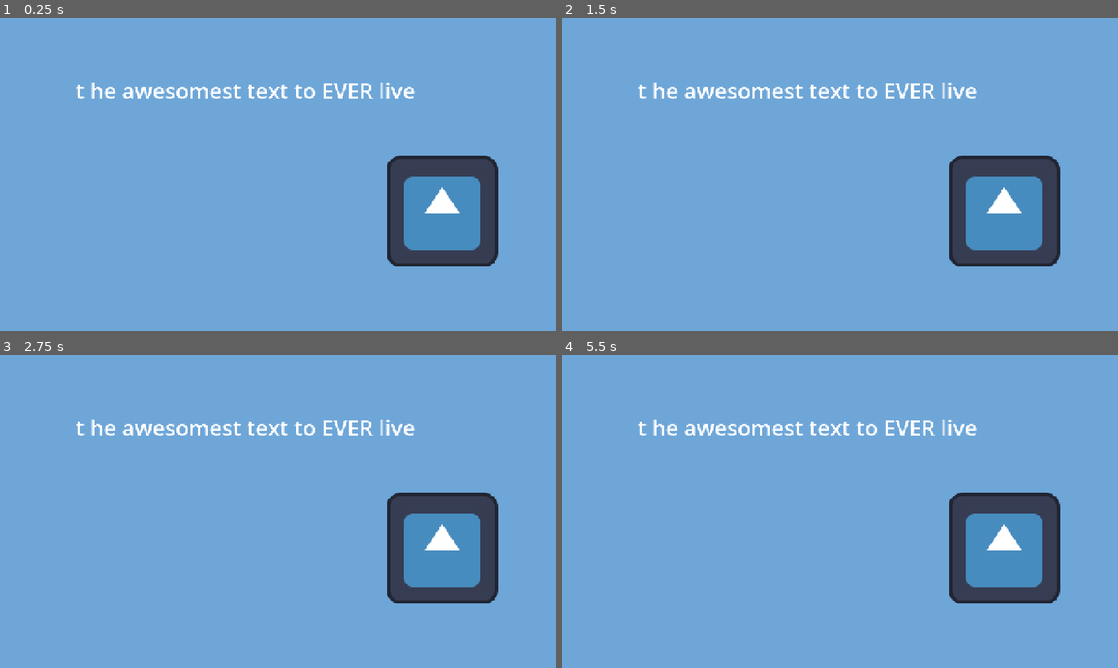
Above: before the commit, frames 1-4 (two rows, left to right).
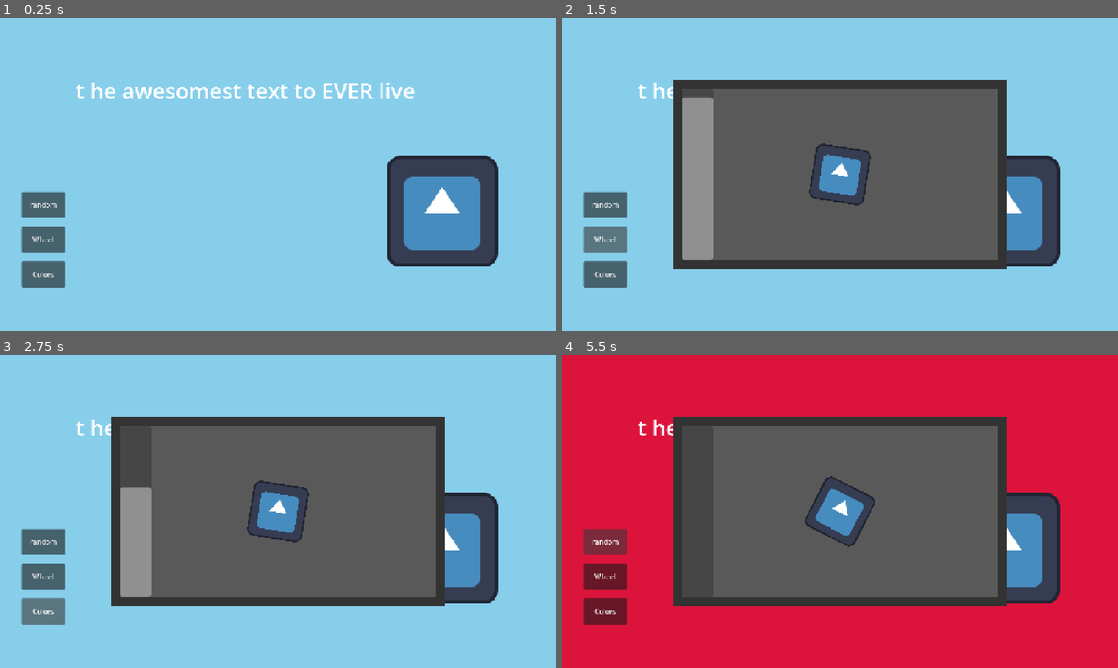
Above: after the commit, the same moments.

Repository: DuneRanger/MSI-GameJam
Game: Godot game, scene res://scenes/game/game.tscn
Same seed, same stepped clock (60 frames per second), same inputs: the game is played once before the commit and once after it. The engine's default icon, where the game draws it, is replaced by a stand-in: a white triangle on a blue panel in a dark square.
Inputs (mouse positions are in pixels of both pictures, inside the frame that each line leads up to):
- Up to frame 1 (0.25 s): no input
- Up to frame 2 (1.5 s): click (606, 205) at 0.5 s, where only the run after the commit has a clickable "random"; click (606, 240) at 1.25 s, where only the run after the commit has a clickable "Wheel"
- Up to frame 3 (2.75 s): click (44, 611) at 2 s, where only the run after the commit has a clickable "Colors"
- Up to frame 4 (5.5 s): click (606, 542) at 2.75 s, where only the run after the commit has a clickable "random"; click (606, 577) at 3.5 s, where only the run after the commit has a clickable "Wheel"; click (606, 611) at 4.25 s, where only the run after the commit has a clickable "Colors"; click (606, 542) at 5 s, where only the run after the commit has a clickable "random"

The runs differ from the first frame. In frame 1, 92% of the frame differs, in the area x 0-100%, y 0-100%; in frame 2, 96%; in frame 3, 96%; in frame 4, 96%.

Commit message:
add another minigame

Diff:
--- /dev/null
+++ b/scenes/game/game.gd
@@ -0,0 +1,52 @@
+extends Node
+
+@export var minigame_scenes : Array[PackedScene]
+var chosen_minigame : Minigame = null
+
+func choose_minigame() -> Minigame:
+	var chosen_scene = minigame_scenes.pick_random()
+	var out = chosen_scene.instantiate()
+	return out as Minigame
+
+func _on_random_game_button() -> void:
+	if chosen_minigame != null:
+		print("Game is not null")
+		return
+	chosen_minigame = choose_minigame()
+	link_chosen_minigame()
+
+func link_chosen_minigame() -> void:
+	chosen_minigame.minigame_completed.connect(_on_minigame_success)
+	chosen_minigame.minigame_failed.connect(_on_minigame_fail)
+	$Control.add_child(chosen_minigame)
+	chosen_minigame.start_minigame()
+
+func _on_minigame_fail() -> void:
+	$Background.color = Color.CRIMSON
+	$MinigameLeaveTimer.start()
+
+func _on_minigame_success() -> void:
+	$Background.color = Color.WEB_GREEN
+	$MinigameLeaveTimer.start()
+
+func _on_minigame_leave_timer_timeout() -> void:
+	$Background.color = Color.SKY_BLUE
+	$Control.remove_child(chosen_minigame)
+	chosen_minigame.queue_free()
+	chosen_minigame = null
+
+
+func _on_wheel_button_button_down() -> void:
+	if chosen_minigame != null:
+		print("Game is not null")
+		return
+	chosen_minigame = minigame_scenes[1].instantiate()
+	link_chosen_minigame()
+
+
+func _on_color_button_button_down() -> void:
+	if chosen_minigame != null:
+		print("Game is not null")
+		return
+	chosen_minigame = minigame_scenes[0].instantiate()
+	link_chosen_minigame()
--- a/scenes/game/game.tscn
+++ b/scenes/game/game.tscn
@@ -1,14 +1,19 @@
 [gd_scene format=3 uid="uid://bgsom0lqbhodk"]
 
+[ext_resource type="Script" uid="uid://w0dugvbnw26x" path="res://scenes/game/game.gd" id="1_0sr1o"]
 [ext_resource type="Texture2D" uid="uid://bq2gvbgqjc7o2" path="res://assets/game/player/icon.svg" id="1_sul5r"]
 [ext_resource type="PackedScene" uid="uid://43qca7aj17a6" path="res://scenes/game/player/player.tscn" id="2_7h61r"]
+[ext_resource type="PackedScene" uid="uid://crwocavy5kif" path="res://scenes/game/machines/minigames/steam_wheel.tscn" id="2_kelw5"]
+[ext_resource type="PackedScene" uid="uid://j4s1r411n22" path="res://scenes/game/machines/minigames/color_find.tscn" id="3_lfrn8"]
 
 [node name="Game" type="Node" unique_id=1830910457]
+script = ExtResource("1_0sr1o")
+minigame_scenes = Array[PackedScene]([ExtResource("3_lfrn8"), ExtResource("2_kelw5")])
 
 [node name="Background" type="ColorRect" parent="." unique_id=199252895]
 offset_right = 1280.0
 offset_bottom = 720.0
-color = Color(0.43137255, 0.6509804, 0.84705883, 1)
+color = Color(0.5294118, 0.80784315, 0.92156863, 1)
 
 [node name="Label" type="Label" parent="." unique_id=491539224]
 offset_left = 174.0
@@ -26,3 +31,43 @@
 [node name="TileMapLayer" type="TileMapLayer" parent="." unique_id=1505231274]
 
 [node name="Player" parent="." unique_id=1893256284 instance=ExtResource("2_7h61r")]
+
+[node name="RandomGameButton" type="Button" parent="." unique_id=1456986254]
+offset_left = 50.0
+offset_top = 400.0
+offset_right = 150.0
+offset_bottom = 460.0
+text = "random"
+
+[node name="Control" type="Control" parent="." unique_id=588512325]
+layout_mode = 3
+anchor_left = 0.2
+anchor_top = 0.2
+anchor_right = 0.8
+anchor_bottom = 0.8
+grow_horizontal = 2
+grow_vertical = 2
+pivot_offset_ratio = Vector2(0.5, 0.5)
+
+[node name="MinigameLeaveTimer" type="Timer" parent="." unique_id=1064770068]
+wait_time = 0.5
+one_shot = true
+
+[node name="WheelButton" type="Button" parent="." unique_id=1218415246]
+offset_left = 50.0
+offset_top = 480.0
+offset_right = 150.0
+offset_bottom = 540.0
+text = "Wheel"
+
+[node name="ColorButton" type="Button" parent="." unique_id=49040267]
+offset_left = 50.0
+offset_top = 560.0
+offset_right = 150.0
+offset_bottom = 620.0
+text = "Colors"
+
+[connection signal="button_down" from="RandomGameButton" to="." method="_on_button_button_down"]
+[connection signal="timeout" from="MinigameLeaveTimer" to="." method="_on_minigame_leave_timer_timeout"]
+[connection signal="button_down" from="WheelButton" to="." method="_on_wheel_button_button_down"]
+[connection signal="button_down" from="ColorButton" to="." method="_on_color_button_button_down"]
--- /dev/null
+++ b/scenes/game/machines/minigames/color_find.tscn
@@ -0,0 +1,38 @@
+[gd_scene format=3 uid="uid://j4s1r411n22"]
+
+[ext_resource type="PackedScene" uid="uid://b0xkp06e6vrlk" path="res://scenes/game/machines/minigames/minigame.tscn" id="1_ts2xa"]
+[ext_resource type="Script" uid="uid://cpk46bvsywjea" path="res://scripts/game/machines/minigames/color_find.gd" id="2_xu43s"]
+[ext_resource type="PackedScene" uid="uid://cajpb17ecv1w7" path="res://scenes/game/machines/minigames/color_find_button.tscn" id="3_i6kbu"]
+
+[sub_resource type="StyleBoxFlat" id="StyleBoxFlat_kl53k"]
+bg_color = Color(1, 0, 0, 1)
+border_width_left = 5
+border_width_top = 5
+border_width_right = 5
+border_width_bottom = 5
+border_color = Color(0, 0, 0, 1)
+corner_detail = 12
+
+[node name="ColorFind" unique_id=1172947997 instance=ExtResource("1_ts2xa")]
+script = ExtResource("2_xu43s")
+button_scene = ExtResource("3_i6kbu")
+wrong_button_theme = SubResource("StyleBoxFlat_kl53k")
+
+[node name="GridContainer" type="GridContainer" parent="." index="3" unique_id=1635588790]
+layout_mode = 1
+anchors_preset = -1
+anchor_left = 0.274
+anchor_top = 0.15
+anchor_right = 0.65
+anchor_bottom = 0.85
+offset_left = 20.0
+offset_top = 20.0
+offset_right = -20.0
+offset_bottom = -20.0
+grow_horizontal = 2
+grow_vertical = 2
+theme_override_constants/h_separation = 10
+theme_override_constants/v_separation = 10
+columns = 6
+
+[connection signal="timeout" from="Timer" to="." method="_on_timer_timeout"]
--- /dev/null
+++ b/scenes/game/machines/minigames/color_find_button.tscn
@@ -0,0 +1,39 @@
+[gd_scene format=3 uid="uid://cajpb17ecv1w7"]
+
+[sub_resource type="StyleBoxFlat" id="StyleBoxFlat_oufq2"]
+bg_color = Color(1, 1, 0, 1)
+border_width_left = 5
+border_width_top = 5
+border_width_right = 5
+border_width_bottom = 5
+border_color = Color(0, 0, 0, 1)
+corner_detail = 12
+
+[sub_resource type="StyleBoxFlat" id="StyleBoxFlat_gr5e0"]
+bg_color = Color(0.6, 0.6, 0, 1)
+border_width_left = 5
+border_width_top = 5
+border_width_right = 5
+border_width_bottom = 5
+border_color = Color(0, 0, 0, 1)
+corner_detail = 12
+
+[sub_resource type="StyleBoxFlat" id="StyleBoxFlat_kl53k"]
+bg_color = Color(0.8, 0.8, 0, 1)
+border_width_left = 5
+border_width_top = 5
+border_width_right = 5
+border_width_bottom = 5
+border_color = Color(0, 0, 0, 1)
+corner_detail = 12
+
+[node name="Button" type="Button" unique_id=598935538]
+anchors_preset = 15
+anchor_right = 1.0
+anchor_bottom = 1.0
+grow_horizontal = 2
+grow_vertical = 2
+theme_override_styles/normal = SubResource("StyleBoxFlat_oufq2")
+theme_override_styles/pressed = SubResource("StyleBoxFlat_gr5e0")
+theme_override_styles/hover = SubResource("StyleBoxFlat_kl53k")
+metadata/_edit_use_anchors_ = true
--- a/scenes/game/machines/minigames/minigame.tscn
+++ b/scenes/game/machines/minigames/minigame.tscn
@@ -32,3 +32,20 @@
 grow_horizontal = 2
 grow_vertical = 2
 color = Color(0.35, 0.35, 0.35, 1)
+
+[node name="Timer" type="Timer" parent="." unique_id=323906846]
+wait_time = 3.0
+one_shot = true
+
+[node name="ProgressBar" type="ProgressBar" parent="." unique_id=1709221549]
+layout_mode = 1
+anchors_preset = -1
+anchor_right = 0.12
+anchor_bottom = 1.0
+offset_left = 20.0
+offset_top = 20.0
+offset_bottom = -20.0
+grow_vertical = 2
+value = 30.0
+fill_mode = 3
+show_percentage = false
--- a/scenes/game/machines/minigames/steam_wheel.tscn
+++ b/scenes/game/machines/minigames/steam_wheel.tscn
@@ -4,8 +4,9 @@
 [ext_resource type="Texture2D" uid="uid://bq2gvbgqjc7o2" path="res://assets/game/player/icon.svg" id="2_c6x8i"]
 [ext_resource type="Script" uid="uid://bhnpyuwu2nwd1" path="res://scripts/game/machines/minigames/steam_wheel.gd" id="3_c6x8i"]
 
-[node name="SteamWheel" unique_id=1172947997 instance=ExtResource("1_4tcca")]
+[node name="SteamWheel" unique_id=1172947997 node_paths=PackedStringArray("wheel_scene") instance=ExtResource("1_4tcca")]
 script = ExtResource("3_c6x8i")
+wheel_scene = NodePath("CenterContainer/SteamWheel")
 
 [node name="WheelInputArea" type="Control" parent="." index="1" unique_id=1604580949]
 layout_mode = 1
@@ -20,30 +21,23 @@
 grow_horizontal = 2
 grow_vertical = 2
 
-[node name="SteamWheel" type="TextureRect" parent="WheelInputArea" index="0" unique_id=1243217041]
+[node name="CenterContainer" type="CenterContainer" parent="." index="2" unique_id=780391091]
 layout_mode = 1
-anchors_preset = -1
-anchor_left = 0.5
-anchor_top = 0.5
-anchor_right = 0.5
-anchor_bottom = 0.5
+anchors_preset = 15
+anchor_right = 1.0
+anchor_bottom = 1.0
 grow_horizontal = 2
 grow_vertical = 2
-scale = Vector2(2, 2)
-pivot_offset_ratio = Vector2(0.5, 0.5)
+
+[node name="SteamWheel" type="TextureRect" parent="CenterContainer" index="0" unique_id=1243217041]
+layout_mode = 2
 mouse_filter = 2
 texture = ExtResource("2_c6x8i")
+expand_mode = 5
+stretch_mode = 3
 
-[node name="Timer" type="Timer" parent="." index="2" unique_id=1837230686]
-wait_time = 3.0
-one_shot = true
-
-[node name="Label" type="Label" parent="." index="3" unique_id=1434163879]
-layout_mode = 0
-offset_left = 87.0
-offset_top = 77.0
-offset_right = 386.0
-offset_bottom = 206.0
+[node name="Timer" parent="." index="3" unique_id=323906846]
+wait_time = 4.0
 
 [connection signal="gui_input" from="WheelInputArea" to="." method="_on_wheel_input_area_gui_input"]
 [connection signal="timeout" from="Timer" to="." method="_on_timer_timeout"]
--- /dev/null
+++ b/scripts/game/machines/minigames/color_find.gd
@@ -0,0 +1,36 @@
+extends Minigame
+
+var button_count : int
+@export var button_scene : PackedScene
+var button_array : Array[Button] = []
+
+
+@export var wrong_button_theme : StyleBoxFlat
+
+var different_button : Button
+var different_button_found : bool
+
+func _ready() -> void:
+	button_count = $GridContainer.columns * $GridContainer.columns
+	print(button_count)
+	for i in button_count:
+		var new_button : Button = button_scene.instantiate()
+		$GridContainer.add_child(new_button)
+		new_button.size_flags_horizontal = Control.SIZE_EXPAND_FILL
+		new_button.size_flags_vertical = Control.SIZE_EXPAND_FILL
+		button_array.push_back(new_button)
+
+func start_minigame() -> void:
+	different_button_found = false
+	$Timer.start()
+	different_button = button_array.pick_random()
+	different_button.add_theme_stylebox_override("normal", wrong_button_theme)
+	different_button.button_down.connect(_on_different_button_press)
+
+func _on_different_button_press() -> void:
+	different_button_found = true
+	minigame_completed.emit()
+
+func _on_timer_timeout() -> void:
+	if !different_button_found:
+		minigame_failed.emit()
--- a/scripts/game/machines/minigames/minigame.gd
+++ b/scripts/game/machines/minigames/minigame.gd
@@ -1,4 +1,10 @@
-class_name Minigame extends Control
+@abstract class_name Minigame extends Control
 
 signal minigame_completed
 signal minigame_failed
+
+@abstract func start_minigame() -> void
+
+func _process(_delta: float) -> void:
+	$ProgressBar.value = $Timer.time_left
+	$ProgressBar.max_value = $Timer.wait_time
--- a/scripts/game/machines/minigames/steam_wheel.gd
+++ b/scripts/game/machines/minigames/steam_wheel.gd
@@ -1,41 +1,45 @@
 extends Minigame
 
-const max_angle_speed_per_second : float = PI
+@export var wheel_scene : TextureRect
+
+var total_rotation : float = 0.0
+var max_angle_speed_per_second : float = 3 * PI
+var total_rotation_needed : float = 2 * PI
 
 var minigame_over : bool = false
+var minigame_started : bool
 
 var is_wheel_selected : bool = false
 var last_selected_mouse_pos : Vector2
-var acceleration : float
-
-var total_rotation : float = 0.0
-var total_rotation_needed : float = 2 * PI
-
-var center : Vector2
 
 func _ready() -> void:
-	center = $WheelInputArea/SteamWheel.global_position - $WheelInputArea/SteamWheel.size / 2
+	minigame_started = false
+
+func start_minigame() -> void:
+	minigame_started = true
 	$Timer.start()
 
 func _physics_process(delta: float) -> void:
+	if !minigame_started or minigame_over:
+		return
 	if Input.is_action_just_pressed("left_click"):
 		is_wheel_selected = true
 	elif Input.is_action_just_released("left_click"):
 		is_wheel_selected = false
-	if not is_wheel_selected or minigame_over:
+	if not is_wheel_selected:
 		return
 
 	var current_wheel_rotation : float = get_current_wheel_rotation(delta)
 	total_rotation = clampf(total_rotation + current_wheel_rotation, 0, total_rotation_needed)
-	$WheelInputArea/SteamWheel.rotation = total_rotation
+	wheel_scene.rotation = total_rotation
 
 	if total_rotation >= total_rotation_needed:
-		$Label.text = "Wheel over"
 		minigame_over = true
 		minigame_completed.emit()
 
 func get_current_wheel_rotation(delta : float) -> float:
-	var current_position : Vector2 = get_global_mouse_position() - center
+	var current_position : Vector2 = get_global_mouse_position() - wheel_scene.global_position
+	#print(current_position, get_global_mouse_position(),  wheel_scene.global_position, center)
 	var this_angle : float = last_selected_mouse_pos.angle_to(current_position)
 	last_selected_mouse_pos = current_position
 	var current_max_angle : float = max_angle_speed_per_second * delta
@@ -43,6 +47,5 @@
 
 func _on_timer_timeout() -> void:
 	if total_rotation < total_rotation_needed:
-		$Label.text = "Wheel failed"
 		minigame_failed.emit()
 		minigame_over = true
Not shown, added: scenes/game/game.gd.uid
Not shown, added: scripts/game/machines/minigames/color_find.gd.uid
